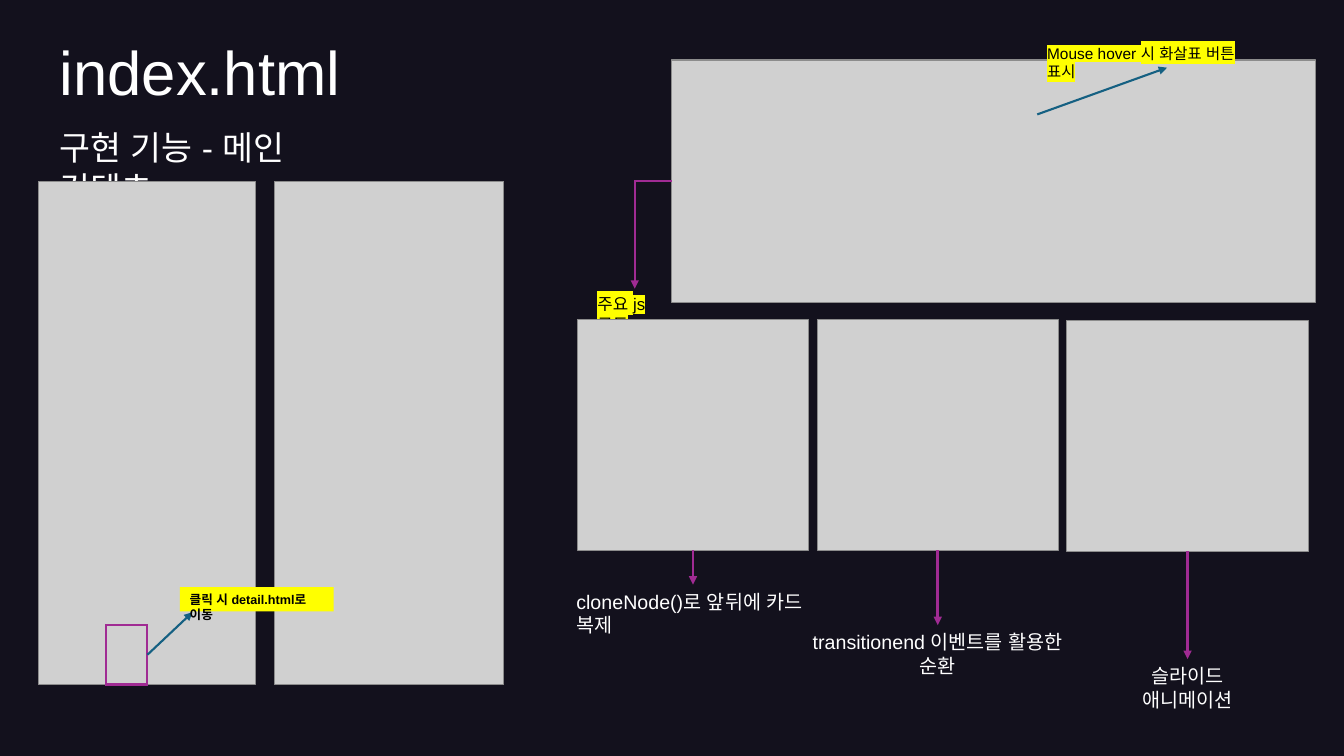
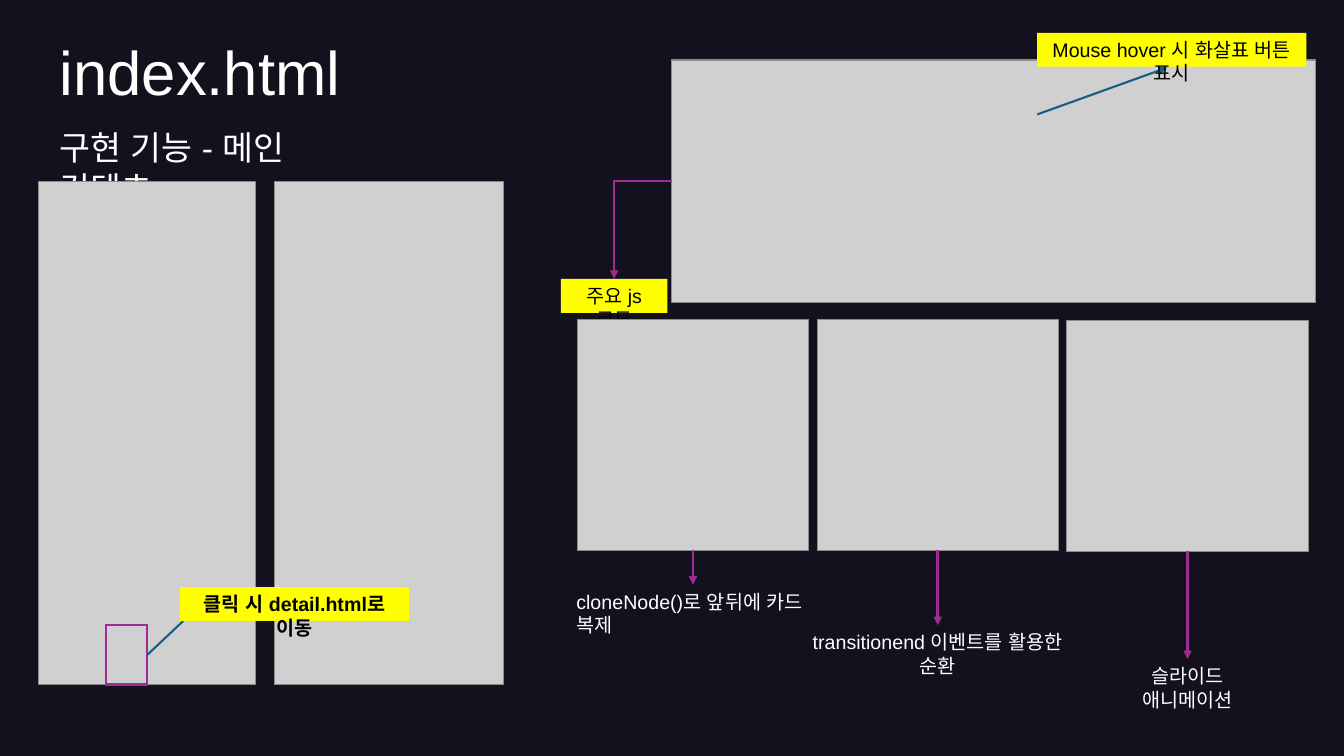
Before and after one commit to hyunkyumlee/FrontProject, a slide deck: slide 9 of 발표 자료/푸마_발표ppt.pptx. Drawn at 1344x756 pixels with LibreOffice and Linux fonts; fonts in the diff are those of the drawing; grey boxes stand for pictures. Boxes give left, top, right and bottom in pixels: in the first picture for what was removed or moved away, otherwise in the second. Text is boxed around its words. In the diff, an @@ line names an element or a change of style, - is before the commit and + after.

```diff
--- a/발표 자료/푸마_발표ppt.pptx
+++ b/발표 자료/푸마_발표ppt.pptx
@@ rectangle "Mouse hover 시 화살표 버튼 ...": place and size @@
-rectangle "Mouse hover 시 화살표 버튼 ..." at (1047, 46, 1234, 79)
+rectangle "Mouse hover 시 화살표 버튼 ..." at (1037, 33, 1307, 68)
@@ rectangle "Mouse hover 시 화살표 버튼 ..." at (1037, 33, 1307, 68): size 11 to 14 pt, highlight #FFFF00 to none; alignment left to centre; fill none to #FFFF00 @@
@@ elbow arrow moved from (673, 181) - (635, 288) to (673, 181) - (614, 279) @@
@@ rectangle "주요 js 코드": place and size @@
-rectangle "주요 js 코드" at (597, 297, 645, 320)
+rectangle "주요 js 코드" at (561, 279, 667, 314)
@@ rectangle "주요 js 코드" at (561, 279, 667, 314): size 12 to 14 pt, highlight #FFFF00 to none; alignment left to centre; fill none to #FFFF00 @@
@@ rectangle "클릭 시 detail.html로 이동": place and size @@
-rectangle "클릭 시 detail.html로 이동" at (179, 587, 334, 611)
+rectangle "클릭 시 detail.html로 이동" at (179, 587, 408, 621)
@@ rectangle "클릭 시 detail.html로 이동" at (179, 587, 408, 621): size 9 to 14 pt; alignment left to centre @@
```
Also in this commit, not shown: 2 other slides changed, 1 slide added, 9 other files.
